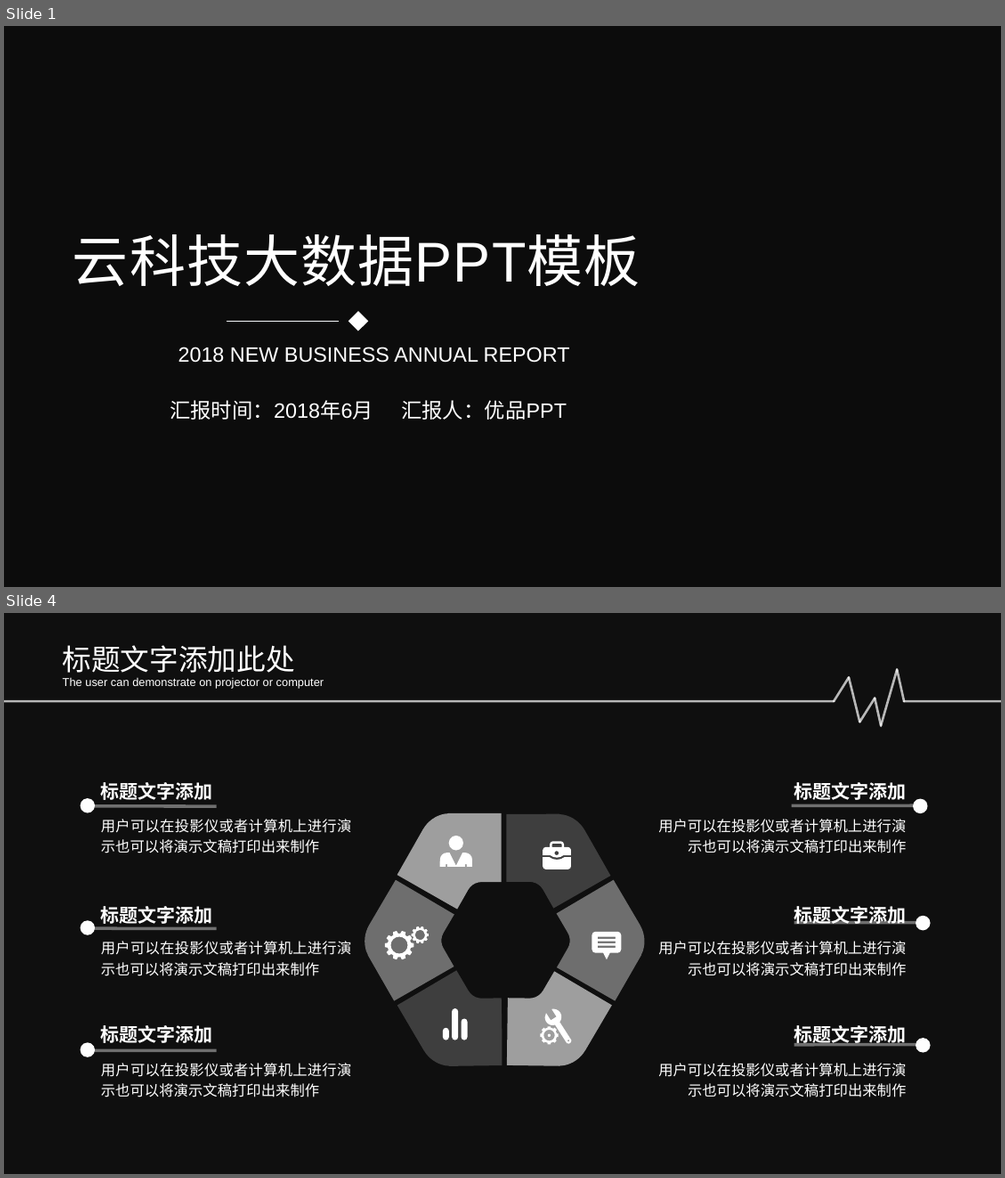
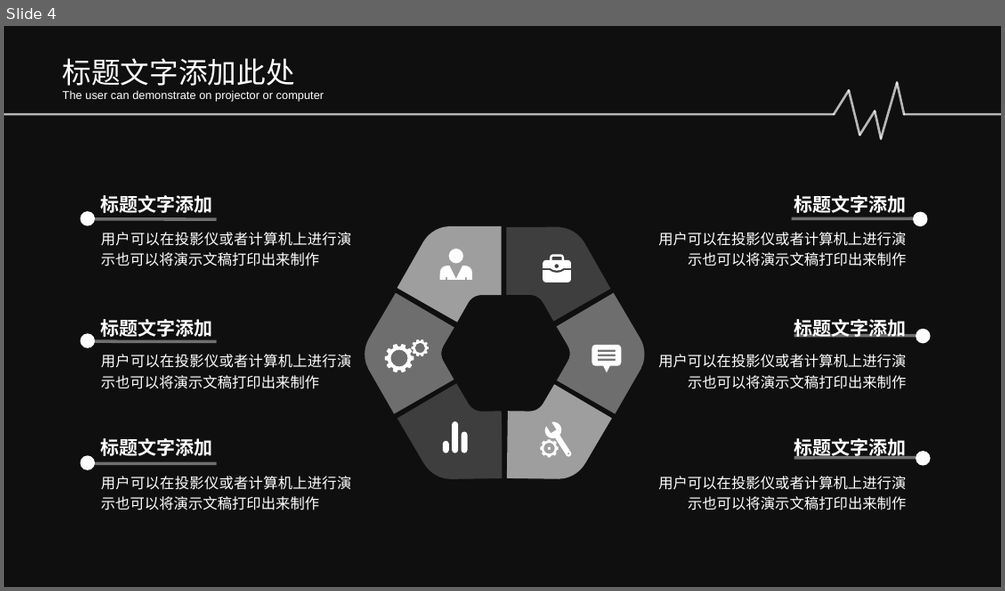
Before and after one commit to Sikako/hackthon, a slide deck: bigdata.pptx. Shown one above the other, each under a label of ours: slides 1 and 4 before the commit, slide 4 after it; the slides between them are not shown. The pictures are 1005x1178 and 1005x591 pixels, drawn with LibreOffice and Linux fonts; fonts in the diff are those of the drawing; background and template pictures are left out; a plain dark background stands for a picture behind light text. Boxes give left, top, right and bottom in pixels: in the first picture for what was removed or moved away, otherwise in the second. Text is boxed around its words. In the diff, an @@ line names an element or a change of style, - is before the commit and + after.

```diff
--- a/bigdata.pptx
+++ b/bigdata.pptx
@@ slide 1 removed at bbox=[4, 26, 1001, 587], background picture (left out); not listed: 1 template element that a slide beside it also shows @@
@@ rectangle removed at bbox=[4, 26, 1001, 587] @@
@@ text removed at bbox=[73, 234, 640, 286] @@
-云科技大数据PPT模板
@@ rectangle removed at bbox=[348, 311, 368, 331] @@
@@ line removed from (339, 321) to (226, 321) @@
@@ line removed from (486, 321) to (379, 321) @@
@@ text removed at bbox=[178, 346, 570, 362] @@
-2018 NEW BUSINESS ANNUAL REPORT
@@ text removed at bbox=[170, 400, 566, 419] @@
-汇报时间：2018年6月 汇报人：优品PPT
```
Also in this commit, not shown: 2 slides changed, 1 slide added, 5 other files.
